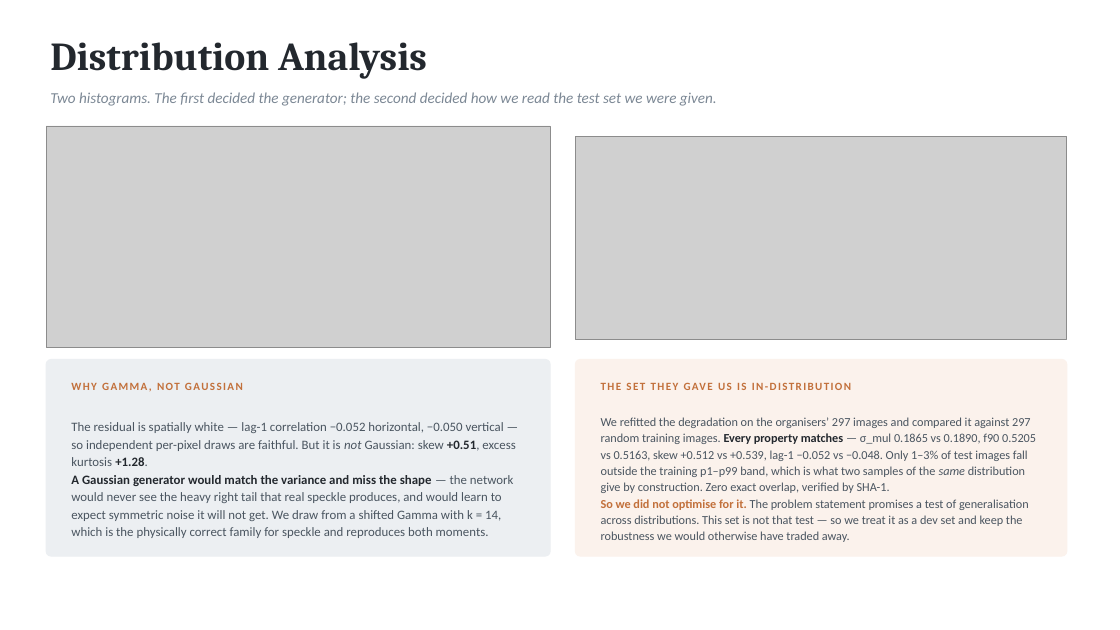
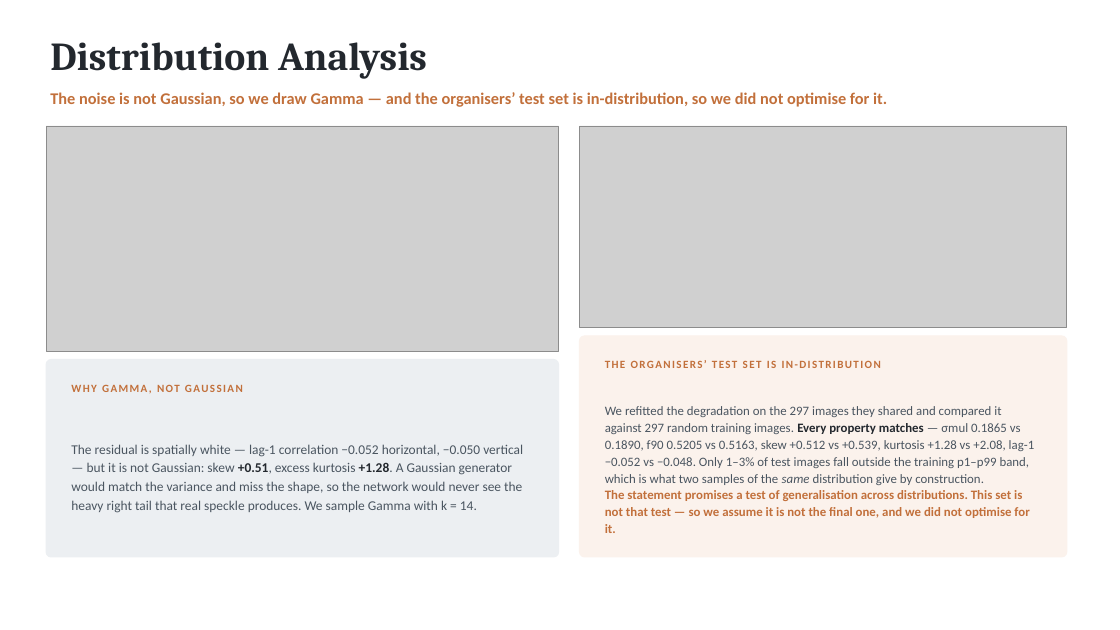
Before and after one commit to abishek1123/forgex-kla-ps01, a slide deck: slide 5 of docs/ForgeX_KLA_PS01_Round2.pptx (slide 4 before the commit). Drawn at 1120x630 pixels with LibreOffice and Linux fonts; fonts in the diff are those of the drawing; grey boxes stand for pictures. Boxes give left, top, right and bottom in pixels: in the first picture for what was removed or moved away, otherwise in the second. Text is boxed around its words. In the diff, an @@ line names an element or a change of style, - is before the commit and + after.

```diff
--- a/docs/ForgeX_KLA_PS01_Round2.pptx
+++ b/docs/ForgeX_KLA_PS01_Round2.pptx
@@ text at [50,92,887,107]: text changed; size 13 to 14 pt; text colour #7C8895 to #C2703B; bold on; italic off @@
-Two histograms. The first decided the generator; the second decided how we read the test set we were given.
+The noise is not Gaussian, so we draw Gamma — and the organisers’ test set is in-distribution, so we did not optimise for it.
@@ picture: place and size @@
-picture at [46,126,550,348]
+picture at [46,126,559,351]
@@ picture: place and size @@
-picture at [576,136,1067,339]
+picture at [580,126,1067,328]
@@ rounded rectangle: place and size @@
-rounded rectangle at [576,360,1067,556]
+rounded rectangle at [580,336,1067,557]
@@ rounded rectangle at [580,336,1067,557]: proportions changed @@
@@ rounded rectangle: place and size @@
-rounded rectangle at [46,360,550,556]
+rounded rectangle at [46,360,559,557]
@@ text at [605,360,881,368]: text changed @@
-THE SET THEY GAVE US IS IN-DISTRIBUTION
+THE ORGANISERS’ TEST SET IS IN-DISTRIBUTION
@@ text at [605,406,1035,533]: text changed; size 10.5 to 11 pt @@
-We refitted the degradation on the organisers’ 297 images and compared it against 297 random training images. Every property matches — σ_mul 0.1865 vs 0.1890, f90 0.5205 vs 0.5163, skew +0.512 vs +0.539, lag-1 −0.052 vs −0.048. Only 1–3% of test images fall outside the training p1–p99 band, which is what two samples of the same distribution give by construction. Zero exact overlap, verified by SHA-1.
-So we did not optimise for it. The problem statement promises a test of generalisation across distributions. This set is not that test — so we treat it as a dev set and keep the robustness we would otherwise have traded away.
+We refitted the degradation on the 297 images they shared and compared it against 297 random training images. Every property matches — σmul 0.1865 vs 0.1890, f90 0.5205 vs 0.5163, skew +0.512 vs +0.539, kurtosis +1.28 vs +2.08, lag-1 −0.052 vs −0.048. Only 1–3% of test images fall outside the training p1–p99 band, which is what two samples of the same distribution give by construction.
+The statement promises a test of generalisation across distributions. This set is not that test — so we assume it is not the final one, and we did not optimise for it.
@@ text at [71,444,523,513]: text changed; size 11 to 11.5 pt @@
-The residual is spatially white — lag-1 correlation −0.052 horizontal, −0.050 vertical — so independent per-pixel draws are faithful. But it is not Gaussian: skew +0.51, excess kurtosis +1.28.
-A Gaussian generator would match the variance and miss the shape — the network would never see the heavy right tail that real speckle produces, and would learn to expect symmetric noise it will not get. We draw from a shifted Gamma with k = 14, which is the physically correct family for speckle and reproduces both moments.
+The residual is spatially white — lag-1 correlation −0.052 horizontal, −0.050 vertical — but it is not Gaussian: skew +0.51, excess kurtosis +1.28. A Gaussian generator would match the variance and miss the shape, so the network would never see the heavy right tail that real speckle produces. We sample Gamma with k = 14.
```
Also in this commit, not shown: 5 other slides changed, 11 slides added, 8 slides removed, 9 other files.
